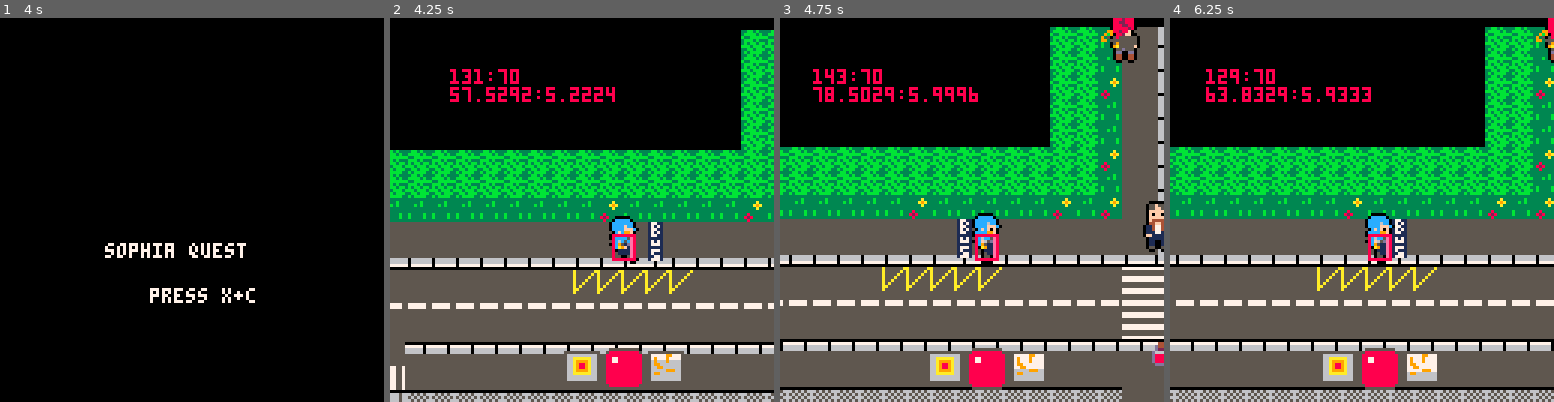
Above: before the commit, frames 1-4 (left to right).
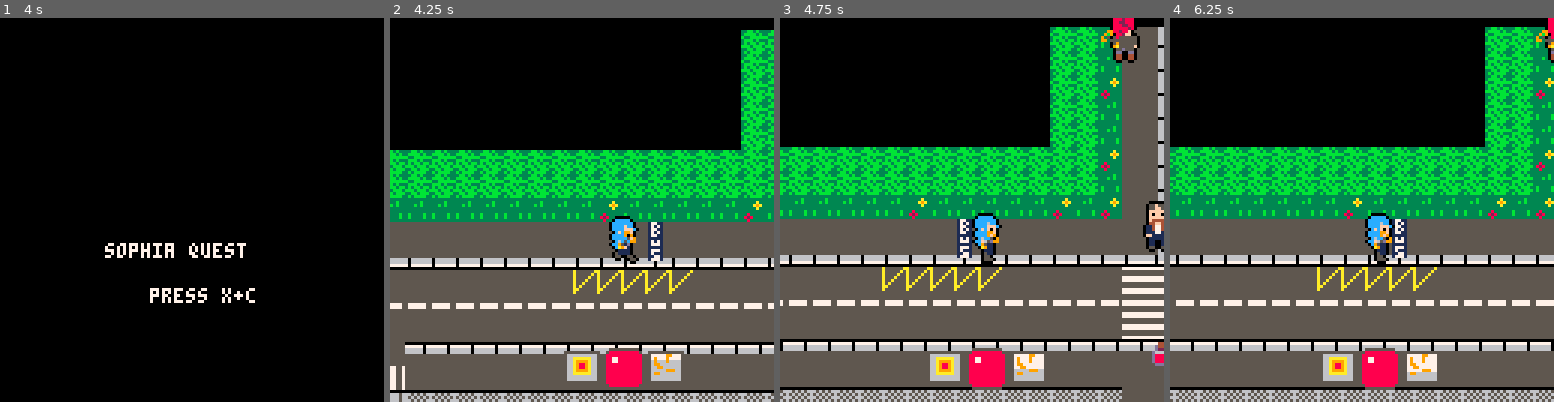
Above: after the commit, the same moments.

Repository: JasonHaenlin/pico-8-sophiaquest
Game: PICO-8 cartridge sophiaquest.p8
The game is run twice, just before and just after one commit, with the same random seed, the same clock (stepped at 60 frames per second) and the same inputs.
Inputs:
- Up to frame 1 (4 s): tap X (X key) at 0.33, 1.07, 1.85, 2.97 s; tap O (Z key) at 0.7, 1.7, 2.1, 2.5, 2.9, 3.3, 3.7 s; hold Right 1.6-2.1 s; hold Up 2.15-2.42 s; hold Right 2.47-3.03 s; hold Left 3.08-3.58 s; hold Down 3.63-3.97 s
- Up to frame 2 (4.25 s): hold Right from 4.02 s (still down); tap X (X key) at 4.08 s; tap O (Z key) at 4.1 s
- Up to frame 3 (4.75 s): tap O (Z key) at 4.5 s; release Right at 4.68 s; hold Up from 4.73 s (still down)
- Up to frame 4 (6.25 s): tap O (Z key) every 0.4 s from 4.9 to 6.1 s; release Up at 5.03 s; hold Left 5.08-5.68 s; tap X (X key) at 5.2 s; hold Down 5.73-6.03 s; hold Right from 6.08 s (still down)

Frame 1 is identical in both runs. In frame 2, 1.2% of the frame differs, in the area x 15-65%, y 13-64%; in frame 3, 1.2%; in frame 4, 1.3%, in the area x 9-58%, y 13-64%.

Commit message:
adjust the fire1 and fire2 button for the dialogs

Diff:
--- a/sophiaquest.p8
+++ b/sophiaquest.p8
@@ -15,7 +15,7 @@
 l_player, l_ennemy, l_boss = 50, 10, 150
 walk, stay = "walk", "stay"
 
-debug_enabled = true
+debug_enabled = false
 
 -- init
 function _init()
@@ -493,12 +493,16 @@
 
 function controls_dialogs(self)
  local a = self.talkto
- if(btnp(fire1) or btnp(fire2)) then
+ if(btnp(fire2)) then
   if(self.talkto.line >= #self.talkto.dialogs) then
    self.control = controls_player
   else
    a.next = true
   end
+ end
+ if(btnp(fire1)) then
+  self.control = controls_player
+  g_p.cd = 20
  end
 end
 
